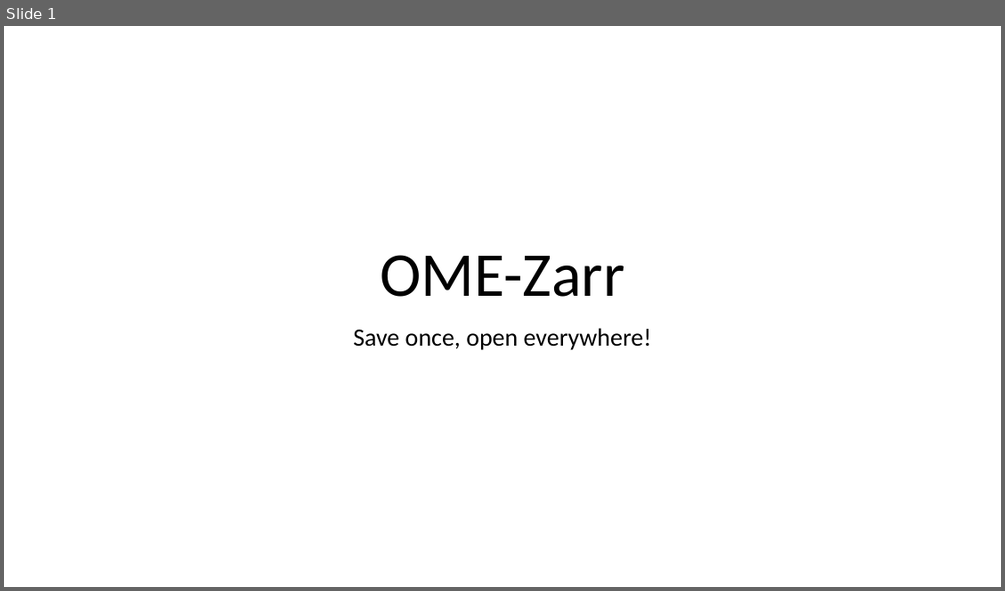
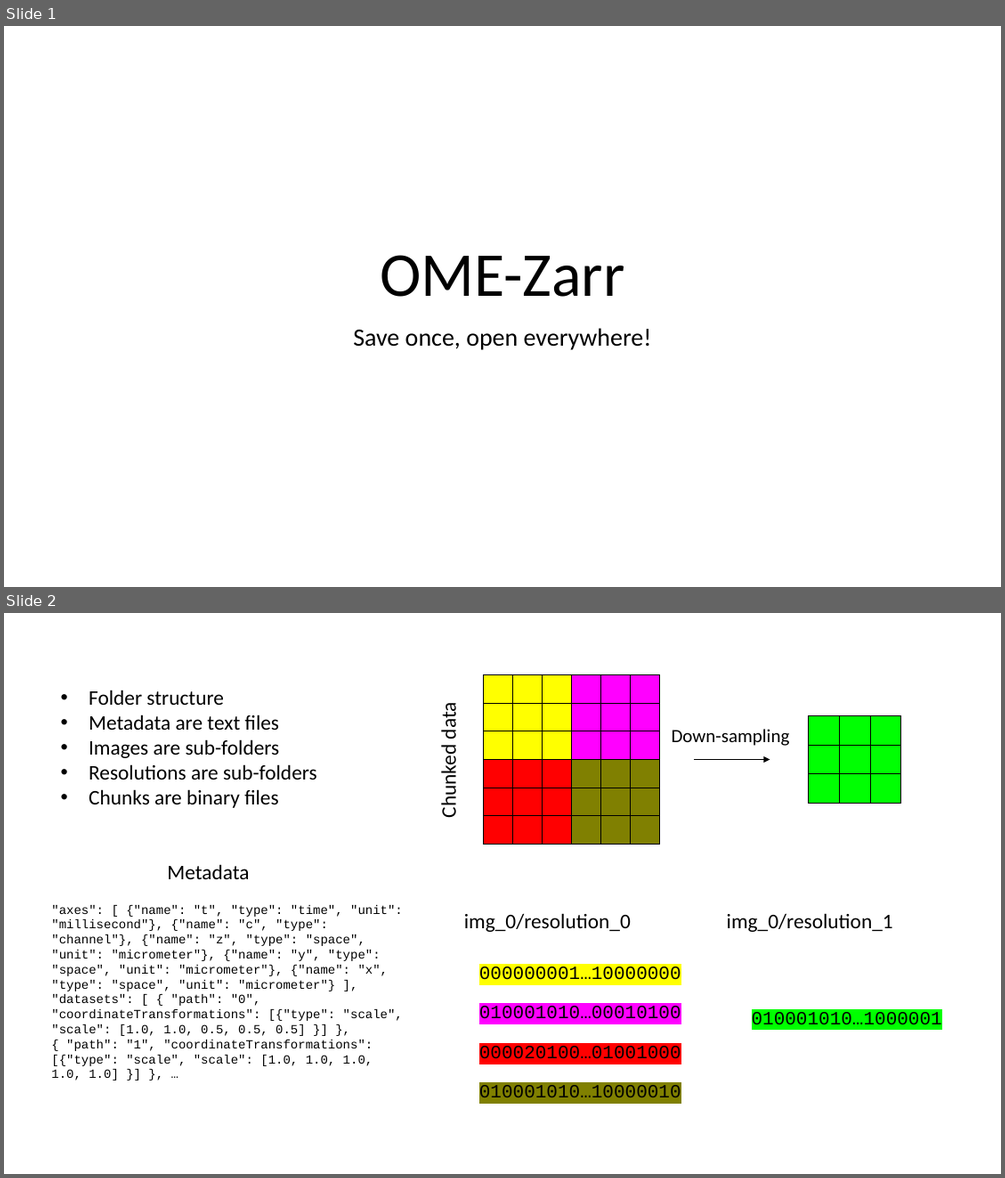
Before and after one commit to NEUBIAS/training-resources, a slide deck: figures/resources/ome-zarr.pptx. Shown one above the other, each under a label of ours: slide 1 before the commit, slides 1 and 2 after it. The pictures are 1005x591 and 1005x1178 pixels, drawn with LibreOffice and Linux fonts; fonts in the diff are those of the drawing. Boxes give left, top, right and bottom in pixels: in the first picture for what was removed or moved away, otherwise in the second. Text is boxed around its words. In the diff, an @@ line names an element or a change of style, - is before the commit and + after.

Commit message:
Improve image data formats figures

```diff
--- a/figures/resources/ome-zarr.pptx
+++ b/figures/resources/ome-zarr.pptx
@@ slide 2 added at (x1=4, y1=613, x2=1001, y2=1174), background #FFFFFF @@
@@ text added at (x1=89, y1=690, x2=317, y2=808), 20 pt, text #000000 @@
+• Folder structure
+• Metadata are text files
+• Images are sub-folders
+• Resolutions are sub-folders
+• Chunks are binary files
@@ table added at (x1=484, y1=675, x2=658, y2=844), 6 rows, 6 columns @@
+ |  |  |  |  | 
+ |  |  |  |  | 
+ |  |  |  |  | 
+ |  |  |  |  | 
+ |  |  |  |  | 
+ |  |  |  |  | 
@@ text added at (x1=436, y1=706, x2=461, y2=816), 20 pt, text #000000 @@
+Chunked data
@@ table added at (x1=809, y1=716, x2=900, y2=803), 3 rows, 3 columns @@
+ |  | 
+ |  | 
+ |  | 
@@ text added at (x1=672, y1=729, x2=790, y2=746), 18 pt, text #000000 @@
+Down-sampling
@@ arrow added from (694, 760) to (769, 760), #000000 0.5 pt @@
@@ text added at (x1=167, y1=864, x2=249, y2=879), 20 pt, text #000000 @@
+Metadata
@@ text added at (x1=51, y1=905, x2=403, y2=1080), 12 pt, text #000000 @@
+"axes": [ {"name": "t", "type": "time", "unit": "millisecond"}, {"name": "c", "type": "channel"}, {"name": "z", "type": "space", "unit": "micrometer"}, {"name": "y", "type": "space", "unit": "micrometer"}, {"name": "x", "type": "space", "unit": "micrometer"} ], "datasets": [ { "path": "0", "coordinateTransformations": [{"type": "scale", "scale": [1.0, 1.0, 0.5, 0.5, 0.5] }] }, { "path": "1", "coordinateTransformations": [{"type": "scale", "scale": [1.0, 1.0, 1.0, 1.0, 1.0] }] }, …
@@ text added at (x1=464, y1=913, x2=631, y2=932), 20 pt, text #000000 @@
+img_0/resolution_0
@@ text added at (x1=727, y1=913, x2=893, y2=932), 20 pt, text #000000 @@
+img_0/resolution_1
@@ text added at (x1=479, y1=966, x2=681, y2=980), 18 pt, text #000000 @@
+000000001…10000000
@@ text added at (x1=479, y1=1005, x2=681, y2=1025), 18 pt, text #000000 @@
+010001010…00010100
@@ text added at (x1=752, y1=1012, x2=942, y2=1030), 18 pt, text #000000 @@
+010001010…1000001
@@ text added at (x1=479, y1=1046, x2=681, y2=1059), 18 pt, text #000000 @@
+000020100…01001000
@@ text added at (x1=479, y1=1085, x2=681, y2=1097), 18 pt, text #000000 @@
+010001010…10000010
```
Also in this commit, not shown: 1 slide removed, 6 other files.
